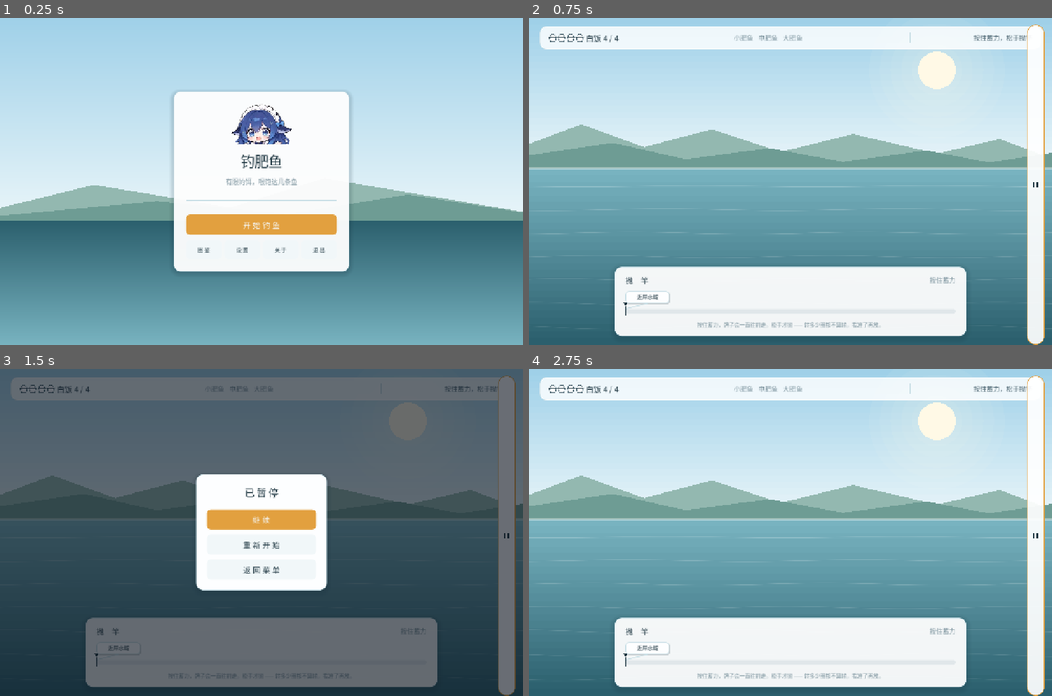
Above: before the commit, frames 1-4 (two rows, left to right).
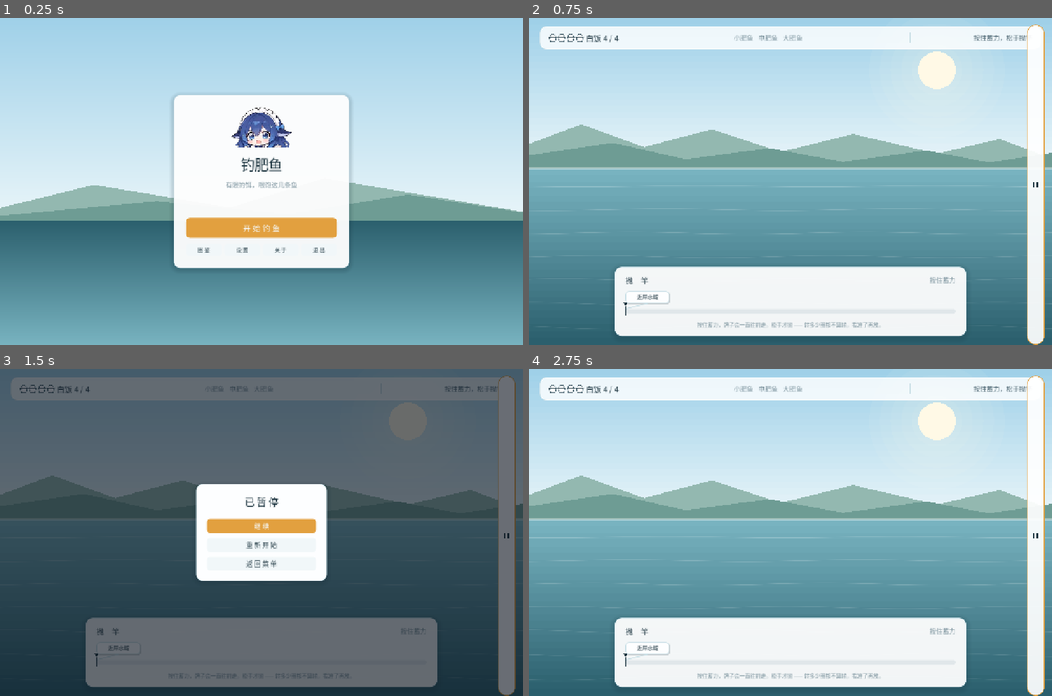
Above: after the commit, the same moments.

Repository: yes-a-hit/Fishing-the-fat-fish
Game: Godot game, scene res://menu.tscn
Two runs of this game, one before a commit and one after it. Both use one fixed random seed, a clock stepped at 60 frames per second and the inputs below.
Inputs (mouse positions are in pixels of both pictures, inside the frame that each line leads up to):
- Up to frame 1 (0.25 s): no input
- Up to frame 2 (0.75 s): click "开 始 钓 鱼" at 0.5 s
- Up to frame 3 (1.5 s): click (507, 535) at 1.25 s
- Up to frame 4 (2.75 s): click "继 续" at 2 s

The runs differ from the first frame. In frame 1, 2.9% of the frame differs, in the area x 33-67%, y 22-78%; in frame 2, nothing differs; in frame 3, 2.9%; in frame 4, nothing differs.

Commit message:
v1.3.5：修导出后动画丢失（帧表改显式路径）、按钮改紧凑样式
# Conflicts:
#	README.md

Diff:
--- a/project.godot
+++ b/project.godot
@@ -13,10 +13,8 @@
 config/name="钓肥鱼"
 run/main_scene="res://menu.tscn"
 config/features=PackedStringArray("4.7", "GL Compatibility")
+run/max_fps=60
 config/icon="res://assets/icon_app.png"
-; 手机上不锁帧就是白白烧电烧热。这个游戏是静态画面 + 一个转圈指针，
-; 60 帧完全够用，再高只是把电池当柴火烧。
-run/max_fps=60
 
 [autoload]
 
@@ -31,10 +29,6 @@
 
 [gui]
 
-; Godot 4 内置字体不含中日韩字形。桌面端还能靠系统字体回退凑合，
-; Web 端没有可靠回退 —— 不指定这一行，网页版全部中文都会烂成方块。
-; 字体是 Noto Sans SC（OFL），用 tools/make_font.py 子集化到项目实际用到的 1047 个字，
-; 8.1 MB 压到 281 KB。改了大量文案之后重跑那个脚本。
 theme/custom_font="res://assets/fonts/game_sc.otf"
 
 [physics]
--- a/scripts/ui/ending_overlay.gd
+++ b/scripts/ui/ending_overlay.gd
@@ -198,17 +198,17 @@
 	if btns != _footer:
 		parent.add_child(btns)
 
-	var again := UIKit.button("再来一局")
+	var again := UIKit.button("再来一局", true, true)
 	again.size_flags_horizontal = Control.SIZE_EXPAND_FILL
 	again.pressed.connect(func(): restart_requested.emit())
 	btns.add_child(again)
 
-	var menu := UIKit.button("返回菜单", false)
+	var menu := UIKit.button("返回菜单", false, true)
 	menu.size_flags_horizontal = Control.SIZE_EXPAND_FILL
 	menu.pressed.connect(func(): menu_requested.emit())
 	btns.add_child(menu)
 
-	var quit := UIKit.button("退出", false)
+	var quit := UIKit.button("退出", false, true)
 	quit.size_flags_horizontal = Control.SIZE_EXPAND_FILL
 	quit.pressed.connect(func(): get_tree().quit())
 	btns.add_child(quit)
--- a/scripts/ui/game_root.gd
+++ b/scripts/ui/game_root.gd
@@ -629,15 +629,15 @@
 	col.add_child(UIKit.title("已 暂 停", Palette.F_H2))
 	col.add_child(UIKit.divider())
 
-	var resume := UIKit.button("继 续", true)
+	var resume := UIKit.button("继 续", true, true)
 	resume.pressed.connect(_resume_game)
 	col.add_child(resume)
 
-	var restart := UIKit.button("重 新 开 始", false)
+	var restart := UIKit.button("重 新 开 始", false, true)
 	restart.pressed.connect(_restart_from_pause)
 	col.add_child(restart)
 
-	var menu := UIKit.button("返 回 菜 单", false)
+	var menu := UIKit.button("返 回 菜 单", false, true)
 	menu.pressed.connect(_back_to_menu)
 	col.add_child(menu)
 
--- a/scripts/ui/landing_view.gd
+++ b/scripts/ui/landing_view.gd
@@ -18,11 +18,29 @@
 const FLIGHT_SECONDS := 0.55
 const HOLD_SECONDS := 1.5
 
-## 谁有逐帧序列。目录里的文件名决定播放顺序，用前两位数字排序。
+## 谁有逐帧序列。**必须显式列路径**：导出成 pck 之后，`res://assets/anim/*`
+## 下的源文件不在包里（只有 `.godot/imported/*.ctex`），`DirAccess.get_files()`
+## 会返回空 —— 之前扫目录的写法在编辑器里能跑，一导出就没动画了。
 const SEQUENCES := {
-	"small": "res://assets/anim/small",
-	"mid": "res://assets/anim/mid",
-	"big": "res://assets/anim/big",
+	"small": [
+		"res://assets/anim/small/01_pull.webp",
+		"res://assets/anim/small/02_bowl.webp",
+		"res://assets/anim/small/03_hop.webp",
+		"res://assets/anim/small/04_in.webp",
+		"res://assets/anim/small/05_cover.webp",
+	],
+	"mid": [
+		"res://assets/anim/mid/01_pull.webp",
+		"res://assets/anim/mid/02_tilt.webp",
+		"res://assets/anim/mid/03_wag_left.webp",
+		"res://assets/anim/mid/04_wag_right.webp",
+	],
+	"big": [
+		"res://assets/anim/big/01_close.webp",
+		"res://assets/anim/big/02_kiss.webp",
+		"res://assets/anim/big/03_heart.webp",
+		"res://assets/anim/big/04_wink.webp",
+	],
 }
 
 ## 序列里每帧停留多久（秒）。飞行段和停留段各自均分。
@@ -90,26 +108,16 @@
 		_fish.texture = _frames[idx]
 
 
-## 从 `<dir>/01_xxx.webp` 这样的文件里装一整套帧。
-func _load_sequence(dir_path: String) -> Array[Texture2D]:
+## 按显式路径装一整套帧。任何一帧加载失败就整段放弃，退回静态立绘。
+func _load_sequence(paths: Array) -> Array[Texture2D]:
 	var out: Array[Texture2D] = []
-	var dir := DirAccess.open(dir_path)
-	if dir == null:
-		return out
-	var names: Array[String] = []
-	for f in dir.get_files():
-		var n := String(f)
-		# .import 是 Godot 的导入元数据，不是资源本身；直接跳过，
-		# 别 trim 掉后缀再判断 —— 那样每帧会被数两遍。
-		if n.ends_with(".import"):
-			continue
-		if n.ends_with(".webp") or n.ends_with(".png"):
-			names.append(n)
-	names.sort()
-	for n in names:
-		var tex := UIKit.load_texture(dir_path + "/" + n)
-		if tex != null:
-			out.append(tex)
+	for p in paths:
+		var tex := UIKit.load_texture(String(p))
+		if tex == null:
+			push_warning("[landing] 缺帧: " + String(p))
+			out.clear()
+			return out
+		out.append(tex)
 	return out
 
 
@@ -126,7 +134,7 @@
 	# 有序列就逐帧放，没有就退回静态立绘
 	_frames.clear()
 	if SEQUENCES.has(fish.id):
-		_frames = _load_sequence(String(SEQUENCES[fish.id]))
+		_frames = _load_sequence(SEQUENCES[fish.id])
 	if not _frames.is_empty():
 		# 整段演出时长固定，帧数变了就自动改每帧停留时间
 		var budget := FLIGHT_SECONDS + HOLD_SECONDS - 0.15
--- a/scripts/ui/menu_root.gd
+++ b/scripts/ui/menu_root.gd
@@ -106,8 +106,9 @@
 		{"text": "关 于", "cb": _on_about},
 		{"text": "退 出", "cb": func(): get_tree().quit()},
 	]:
-		var b := UIKit.button(String(spec["text"]), false)
+		var b := UIKit.button(String(spec["text"]), false, true)
 		b.add_theme_font_size_override("font_size", Palette.F_SMALL)
+		b.custom_minimum_size = Vector2(0, 30)
 		b.size_flags_horizontal = Control.SIZE_EXPAND_FILL
 		b.pressed.connect(spec["cb"])
 		footer_row.add_child(b)
--- a/scripts/ui/ui_kit.gd
+++ b/scripts/ui/ui_kit.gd
@@ -51,21 +51,25 @@
 
 
 ## 主按钮（金色） / 次按钮（浅底）。
-static func button(text: String, primary: bool = true) -> Button:
+## 通用按钮。compact=true 是「小一号」：给暂停菜单、退出这类次要操作用，
+## 免得一个 320 宽的卡片里塞三块 46px 高的橘色大砖头。
+static func button(text: String, primary: bool = true, compact: bool = false) -> Button:
 	var b := Button.new()
 	b.text = text
-	b.custom_minimum_size = Vector2(0, 46)
+	var h := 34 if compact else 46
+	var fs := Palette.F_BODY if compact else Palette.F_H3
+	b.custom_minimum_size = Vector2(0, h)
 	b.focus_mode = Control.FOCUS_NONE
-	b.add_theme_font_size_override("font_size", Palette.F_H3)
+	b.add_theme_font_size_override("font_size", fs)
 
 	var base := Palette.ACCENT if primary else Palette.CARD_SOFT
 	var hover := Palette.ACCENT_DEEP if primary else Palette.CARD_EDGE
 	var fg := Palette.ON_DARK if primary else Palette.INK
 
-	b.add_theme_stylebox_override("normal", _btn_style(base, fg))
-	b.add_theme_stylebox_override("hover", _btn_style(hover, fg))
-	b.add_theme_stylebox_override("pressed", _btn_style(hover.darkened(0.12), fg))
-	b.add_theme_stylebox_override("disabled", _btn_style(Palette.ZONE_GAP, Palette.INK_FAINT))
+	b.add_theme_stylebox_override("normal", _btn_style(base, fg, compact))
+	b.add_theme_stylebox_override("hover", _btn_style(hover, fg, compact))
+	b.add_theme_stylebox_override("pressed", _btn_style(hover.darkened(0.12), fg, compact))
+	b.add_theme_stylebox_override("disabled", _btn_style(Palette.ZONE_GAP, Palette.INK_FAINT, compact))
 	b.add_theme_color_override("font_color", fg)
 	b.add_theme_color_override("font_hover_color", fg)
 	b.add_theme_color_override("font_pressed_color", fg)
@@ -73,11 +77,11 @@
 	return b
 
 
-static func _btn_style(bg: Color, _fg: Color) -> StyleBoxFlat:
-	var sb := flat(bg, Palette.RADIUS_SM + 2)
-	sb.set_content_margin_all(10)
-	sb.content_margin_left = 26
-	sb.content_margin_right = 26
+static func _btn_style(bg: Color, _fg: Color, compact: bool = false) -> StyleBoxFlat:
+	var sb := flat(bg, Palette.RADIUS_SM + (0 if compact else 2))
+	sb.set_content_margin_all(4 if compact else 10)
+	sb.content_margin_left = 16 if compact else 26
+	sb.content_margin_right = 16 if compact else 26
 	return sb
 
 
--- a/tests/selftest.gd
+++ b/tests/selftest.gd
@@ -1035,8 +1035,10 @@
 
 	_ok("小肥鱼登记了序列", LandingView.SEQUENCES.has("small"))
 
-	var dir := String(LandingView.SEQUENCES["small"])
-	var got: Array[Texture2D] = landing._load_sequence(dir)
+	# 帧表是显式路径（导出成 pck 后扫目录会拿到空），所以直接验路径本身
+	var small_paths: Array = LandingView.SEQUENCES["small"]
+	_check("小鱼帧数", small_paths.size(), 5)
+	var got: Array[Texture2D] = landing._load_sequence(small_paths)
 	_check("序列帧数", got.size(), 5)
 	var all_ok := true
 	for t in got:
@@ -1044,19 +1046,17 @@
 			all_ok = false
 	_ok("五帧都加载成功", all_ok)
 
-	# 帧名必须按数字顺序排：01 到 05，顺序错动画就是乱的
-	var files: Array[String] = []
-	var d := DirAccess.open(dir)
-	for f in d.get_files():
-		var n := String(f)
-		if n.ends_with(".import"):
-			continue
-		if n.ends_with(".webp"):
-			files.append(n)
-	files.sort()
-	_check("目录里正好五张图", files.size(), 5)
-	_ok("帧名以 01 开头", files.size() > 0 and files[0].begins_with("01_"))
-	_ok("帧名以 05 结尾", files.size() > 0 and files[files.size() - 1].begins_with("05_"))
+	# 路径必须按数字顺序排：01 到 05，顺序错动画就是乱的
+	var first := String(small_paths[0]).get_file()
+	var last := String(small_paths[small_paths.size() - 1]).get_file()
+	_ok("帧名以 01 开头", first.begins_with("01_"))
+	_ok("帧名以 05 结尾", last.begins_with("05_"))
+	var in_order := true
+	for i in small_paths.size():
+		var nm := String(small_paths[i]).get_file()
+		if not nm.begins_with("%02d_" % (i + 1)):
+			in_order = false
+	_ok("帧名按 01..05 连续编号", in_order)
 
 	# 没有序列的鱼不能凭空有帧
 	var small: FishSpec = null
@@ -1081,7 +1081,7 @@
 	# 三条鱼的帧数都得对得上，目录里少一张就会露馅
 	for fid in ["small", "mid", "big"]:
 		_check("%s 登记了序列" % fid, LandingView.SEQUENCES.has(fid), true)
-	var mid_frames: Array[Texture2D] = landing._load_sequence("res://assets/anim/mid")
+	var mid_frames: Array[Texture2D] = landing._load_sequence(LandingView.SEQUENCES["mid"])
 	_check("中肥鱼四帧", mid_frames.size(), 4)
 	_ok("三个序列目录互不相同",
 		LandingView.SEQUENCES["small"] != LandingView.SEQUENCES["mid"]
Not shown, changed: export_presets.cfg
Not shown, changed: README.md
Not shown, removed: docs/download/钓肥鱼-v1.3.4-windows-x64.zip
Not shown, removed: docs/download/钓肥鱼-v1.3.4.apk
Not shown, added: docs/download/钓肥鱼-v1.3.5-windows-x64.zip
Not shown, added: docs/download/钓肥鱼-v1.3.5.apk
